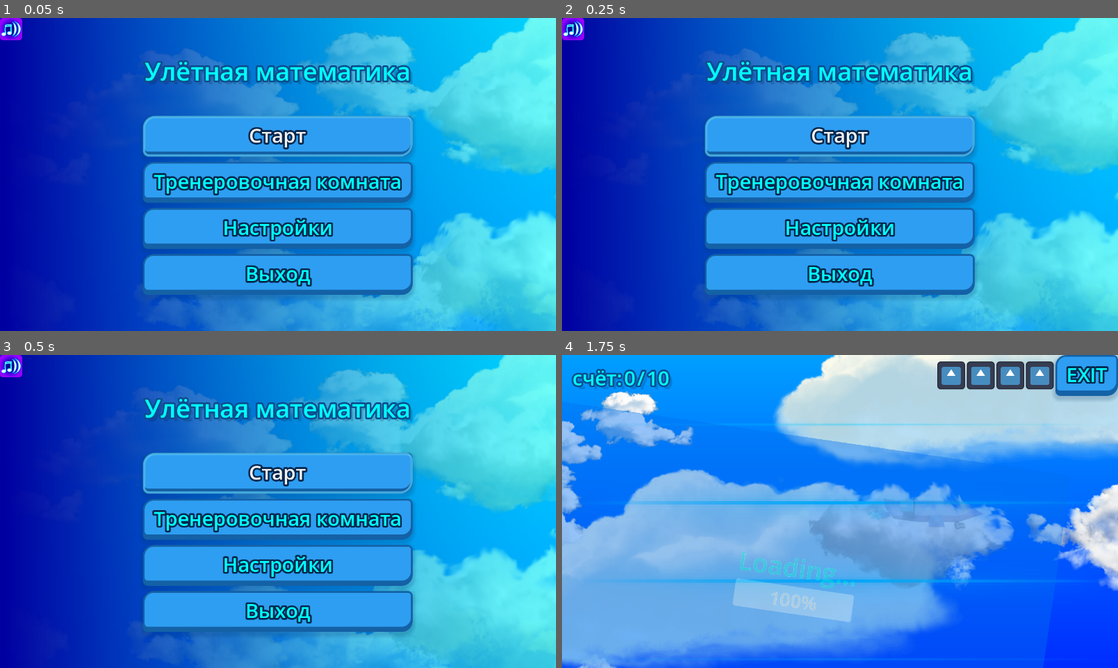
Above: before the commit, frames 1-4 (two rows, left to right).
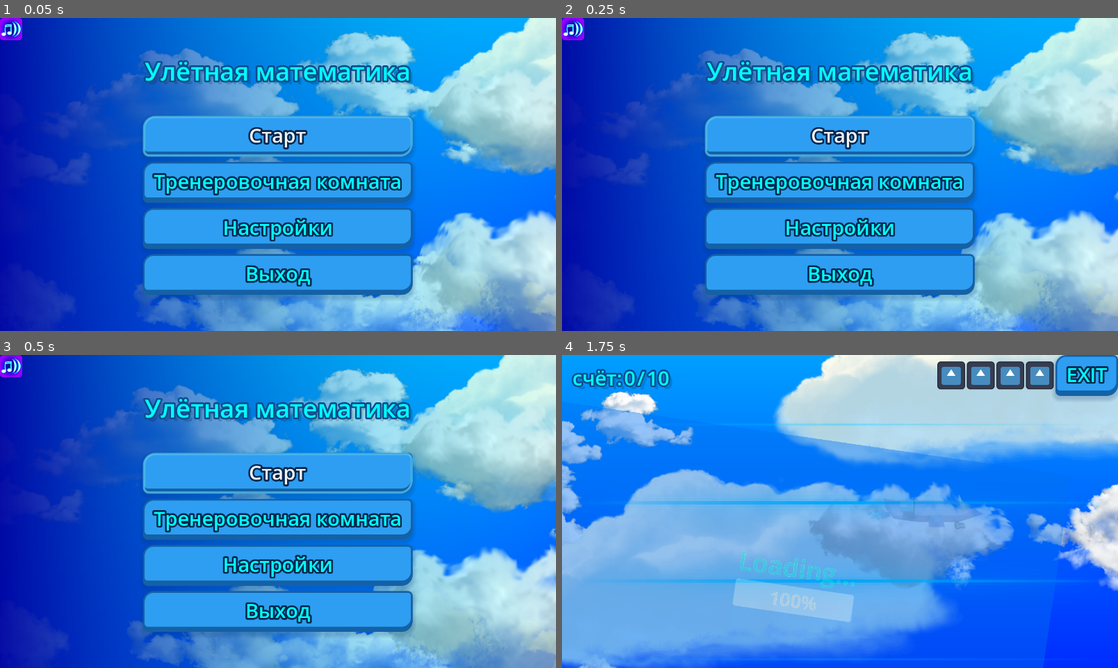
Above: after the commit, the same moments.

Repository: GGamezebo/quizmatik
Game: Godot game, scene res://main.tscn
The game is run twice, just before and just after one commit, with the same random seed, the same clock (stepped at 60 frames per second) and the same inputs. The engine's default icon, where the game draws it, is replaced by a stand-in: a white triangle on a blue panel in a dark square.
Inputs:
- Up to frame 1 (0.05 s): no input
- Up to frame 2 (0.25 s): no input
- Up to frame 3 (0.5 s): no input
- Up to frame 4 (1.75 s): click "Старт" at 0.5 s; click "Level 1" at 1.25 s

The runs differ from the first frame. In frame 1, 35% of the frame differs, in the area x 12-100%, y 0-100%; in frame 2, 35%; in frame 3, 35%; in frame 4, nothing differs.

Commit message:
Change background

Diff:
--- a/src/contexts/menu_context/menu_context.tscn
+++ b/src/contexts/menu_context/menu_context.tscn
@@ -14,7 +14,7 @@
 [ext_resource type="Resource" uid="uid://dcrksduinm357" path="res://src/common/user_settings.tres" id="9_3qhmn"]
 
 [sub_resource type="Gradient" id="Gradient_r3o0b"]
-colors = PackedColorArray(0, 0, 0.627451, 1, 0, 1, 1, 0.5529412)
+colors = PackedColorArray(0, 0, 0.627451, 1, 0, 1, 1, 0.072000004)
 
 [sub_resource type="GradientTexture2D" id="GradientTexture2D_ux2mn"]
 gradient = SubResource("Gradient_r3o0b")
@@ -85,6 +85,10 @@
 anchors_preset = 15
 anchor_right = 1.0
 anchor_bottom = 1.0
+offset_left = -48.5
+offset_top = -24.0
+offset_right = 48.5
+offset_bottom = 24.0
 grow_horizontal = 2
 grow_vertical = 2
 texture = SubResource("GradientTexture2D_ux2mn")
